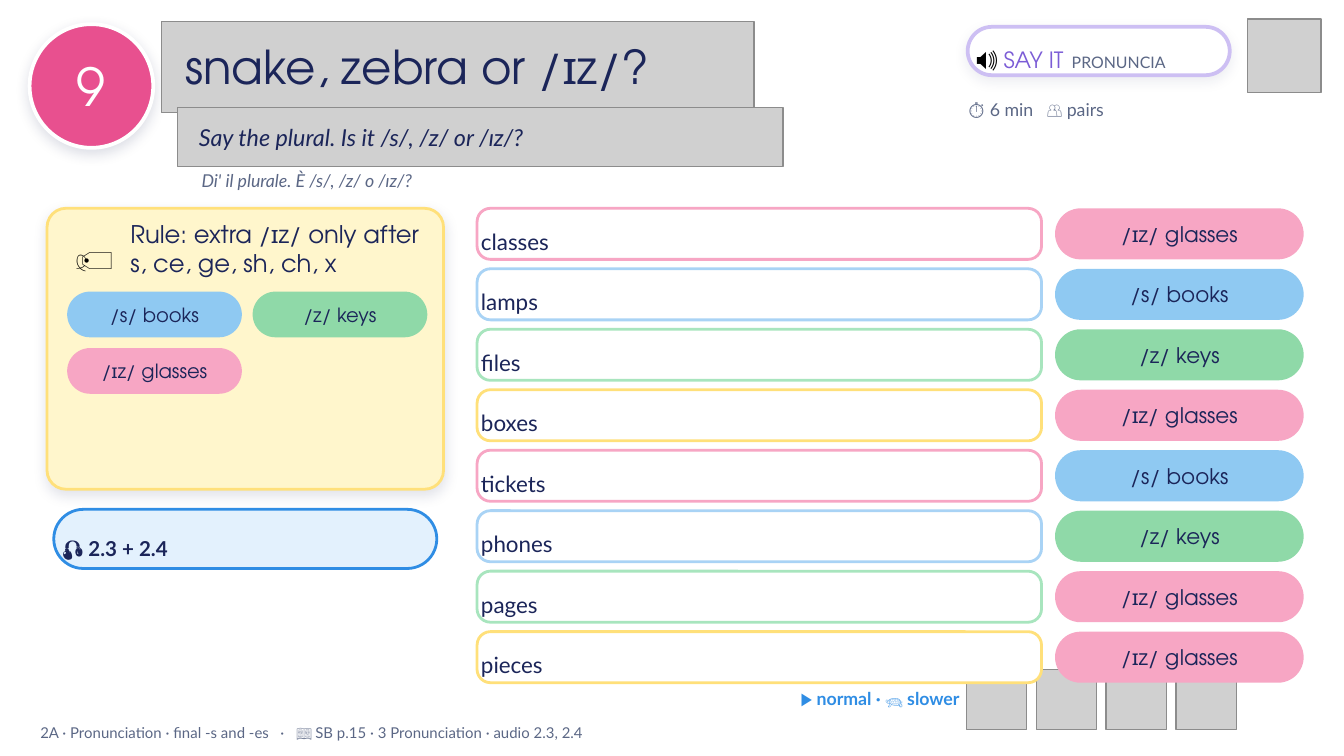
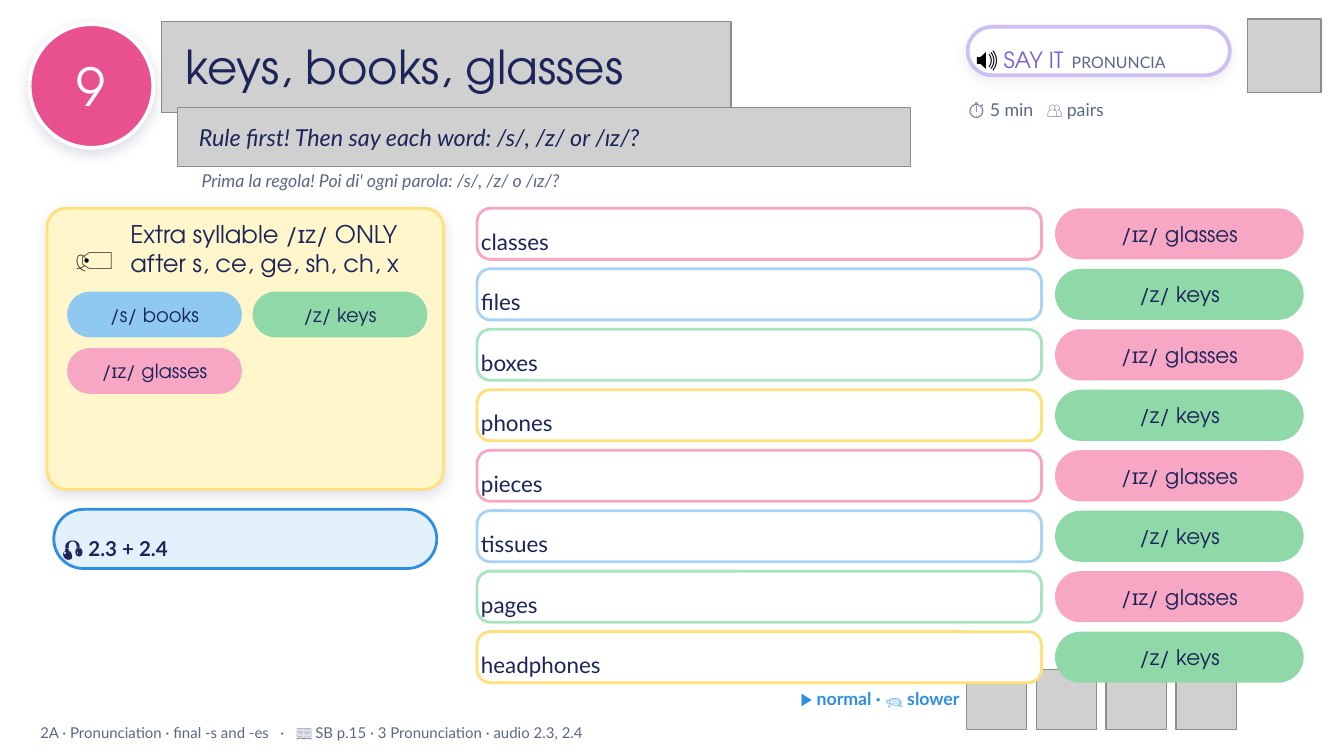
Before and after one commit to londonlanguageschool/Bagheria-, a slide deck: slide 9 of materials/EFE/EFE_2A_Tidy_or_untidy.pptx. Drawn at 1344x756 pixels with LibreOffice and Linux fonts; fonts in the diff are those of the drawing; grey boxes stand for pictures; background and template pictures are left out. Boxes give left, top, right and bottom in pixels: in the first picture for what was removed or moved away, otherwise in the second. Text is boxed around its words. In the diff, an @@ line names an element or a change of style, - is before the commit and + after.

```diff
--- a/materials/EFE/EFE_2A_Tidy_or_untidy.pptx
+++ b/materials/EFE/EFE_2A_Tidy_or_untidy.pptx
@@ picture: place and size @@
-picture at box(161, 22, 754, 113)
+picture at box(161, 22, 731, 113)
@@ text at box(185, 49, 624, 94): text changed @@
-snake, zebra or /ɪz/?
+keys, books, glasses
@@ picture: place and size @@
-picture at box(177, 108, 782, 167)
+picture at box(177, 108, 911, 167)
@@ text at box(990, 103, 1104, 119): text changed @@
-⏱ 6 min 👥 pairs
+⏱ 5 min 👥 pairs
@@ text at box(199, 129, 639, 150): text changed @@
-Say the plural. Is it /s/, /z/ or /ɪz/?
+Rule first! Then say each word: /s/, /z/ or /ɪz/?
@@ text at box(202, 174, 560, 190): text changed @@
-Di' il plurale. È /s/, /z/ o /ɪz/?
+Prima la regola! Poi di' ogni parola: /s/, /z/ o /ɪz/?
@@ text at box(130, 224, 399, 278): text changed @@
-Rule: extra /ɪz/ only after s, ce, ge, sh, ch, x
+Extra syllable /ɪz/ ONLY after s, ce, ge, sh, ch, x
@@ 3 rounded rectangles: place and size @@
-3 rounded rectangles at box(477, 329, 1304, 441)
+3 rounded rectangles at box(477, 269, 1304, 380)
@@ rounded rectangle "files" at box(477, 269, 1042, 320): outline #A8E5BE 1.5 pt to #A9D3F5 1.5 pt @@
@@ rounded rectangle removed at box(477, 269, 1042, 320) @@
-lamps
@@ rounded rectangle "/z/ keys" at box(1055, 269, 1304, 320): fill #8FC9F2 to #8FD9A8 @@
@@ text in rounded rectangle at box(1139, 286, 1219, 306): text changed @@
-/s/ books
+/z/ keys
@@ rounded rectangle "boxes" at box(477, 329, 1042, 380): outline #FFE07A 1.5 pt to #A8E5BE 1.5 pt @@
@@ rounded rectangle added at box(477, 390, 1042, 441), fill #FFFFFF, outline #FFE07A 1.5 pt, 12 pt, text #1B2559 @@
+phones
@@ rounded rectangle "/z/ keys": place and size @@
-rounded rectangle "/z/ keys" at box(1055, 329, 1304, 380)
+rounded rectangle "/z/ keys" at box(1055, 390, 1304, 441)
@@ text in rounded rectangle at box(481, 475, 543, 497): text changed @@
-tickets
+pieces
@@ rounded rectangle "/ɪz/ glasses" at box(1055, 450, 1304, 501): fill #8FC9F2 to #F7A6C4 @@
@@ text in rounded rectangle at box(1165, 468, 1238, 489): text changed @@
-/s/ books
+/ɪz/ glasses
@@ text in rounded rectangle at box(481, 535, 548, 558): text changed @@
-phones
+tissues
@@ text in rounded rectangle at box(481, 656, 601, 678): text changed @@
-pieces
+headphones
@@ rounded rectangle "/z/ keys" at box(1055, 632, 1304, 683): fill #F7A6C4 to #8FD9A8 @@
@@ text in rounded rectangle at box(1139, 649, 1219, 669): text changed @@
-/ɪz/ glasses
+/z/ keys
```
Also in this commit, not shown: 11 other slides changed, 5 slides added, 3 slides removed, 2 other files.
